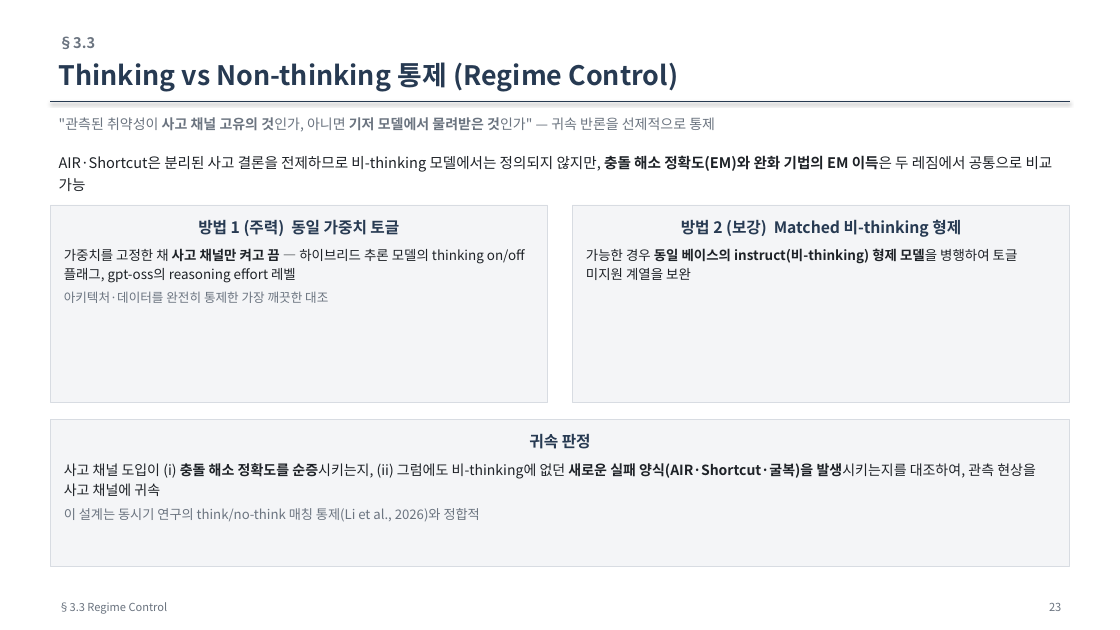
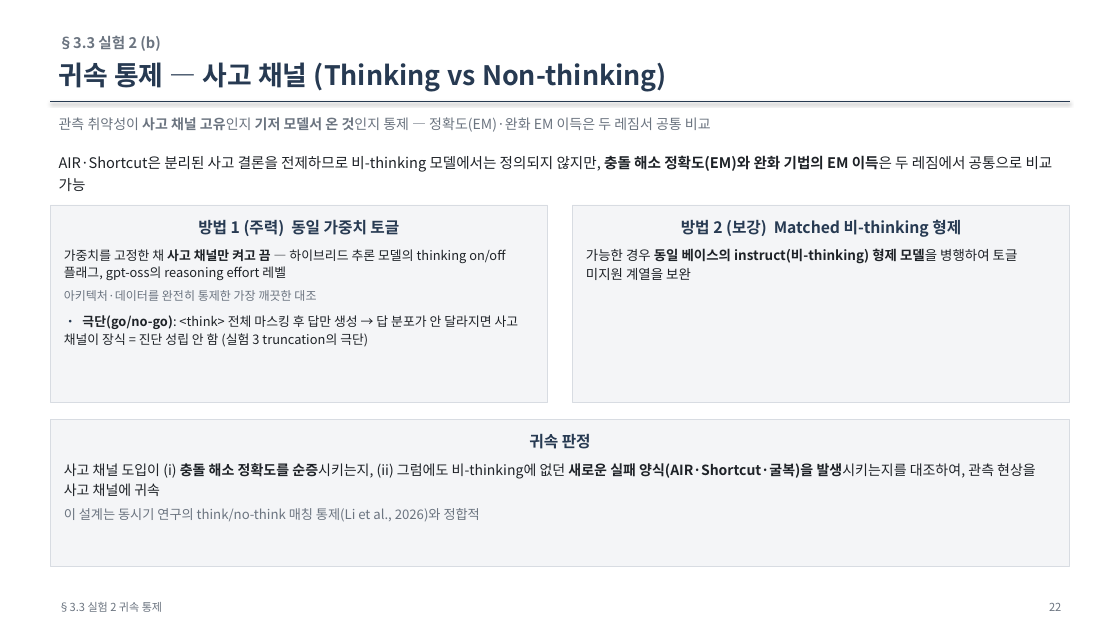
Before and after one commit to jin-ryu/temporal-conflict-qa, a slide deck: slide 22 of docs/ThinkConflict_연구보고.pptx (slide 23 before the commit). Drawn at 1120x630 pixels with LibreOffice and Linux fonts; fonts in the diff are those of the drawing. Boxes give left, top, right and bottom in pixels: in the first picture for what was removed or moved away, otherwise in the second. Text is boxed around its words. In the diff, an @@ line names an element or a change of style, - is before the commit and + after.

Commit message:
docs: ThinkConflict 계획서 대개편 — 진단 프레임워크를 1차 기여로 전면화(기여 목록·한줄요약 신설), 실험 재구성(귀속통제 통합·인과개입 truncation+resampling 한정, AIR-Gate/steering/attention/로드맵 제거), 지표·라벨타당성·측정규약 표준화, 실험결과 섹션 신설·References 스타일화·RQ/헤딩 순번 통일 + PPT 동기화

```diff
--- a/docs/ThinkConflict_연구보고.pptx
+++ b/docs/ThinkConflict_연구보고.pptx
@@ text at bbox=[59, 36, 160, 51]: text changed @@
-§3.3
+§3.3 실험 2 (b)
@@ text at bbox=[59, 62, 667, 92]: text changed @@
-Thinking vs Non-thinking 통제 (Regime Control)
+귀속 통제 — 사고 채널 (Thinking vs Non-thinking)
@@ text at bbox=[59, 117, 711, 132]: text changed @@
-"관측된 취약성이 사고 채널 고유의 것인가, 아니면 기저 모델에서 물려받은 것인가" — 귀속 반론을 선제적으로 통제
+관측 취약성이 사고 채널 고유인지 기저 모델서 온 것인지 통제 — 정확도(EM)·완화 EM 이득은 두 레짐서 공통 비교
@@ text in rectangle at bbox=[64, 249, 505, 301]: size 11.5 to 11 pt in "가중치를 고정한 채 사고 채널만 켜고 끔 ..."; size 10.8 to 10.3 pt in "아키텍처·데이터를 완전히 통제한 가장 깨끗한 대조" @@
@@ text in rectangle at bbox=[64, 315, 519, 347]: paragraph added @@
+• 극단(go/no-go): <think> 전체 마스킹 후 답만 생성 → 답 분포가 안 달라지면 사고 채널이 장식 = 진단 성립 안 함 (실험 3 truncation의 극단)
@@ text at bbox=[59, 602, 162, 612]: text changed @@
-§3.3 Regime Control
+§3.3 실험 2 귀속 통제
```
Also in this commit, not shown: 17 other slides changed, 1 slide added, 2 slides removed, 2 other files.
